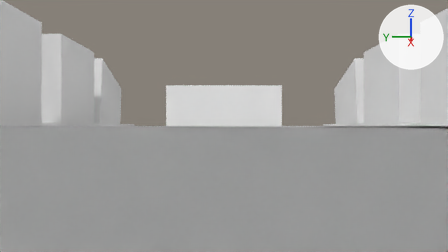
The Blender file jump_landing.blend: old version first, new version second.
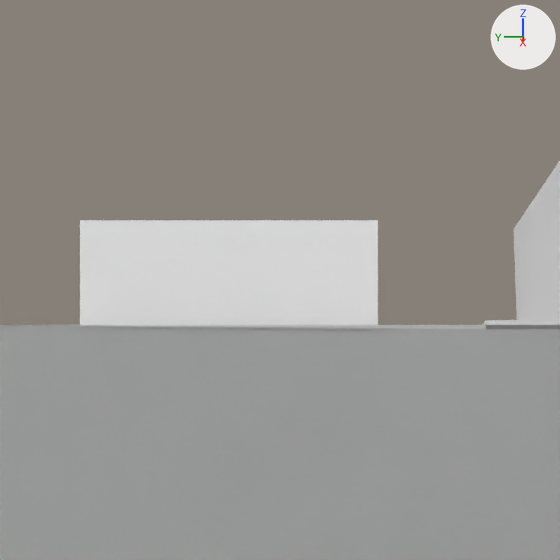
There are two pictures of each version: one from the file's camera 'Camera', one close up on the part from 30% to 79% of the width and 0% to 86% of the height. Lighting does not change. The marker at upper right points along +X, +Y and +Z.

Objects in the first close-up: 'Building', 'Ground', 'Ramp'.
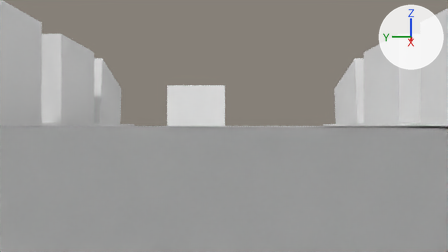
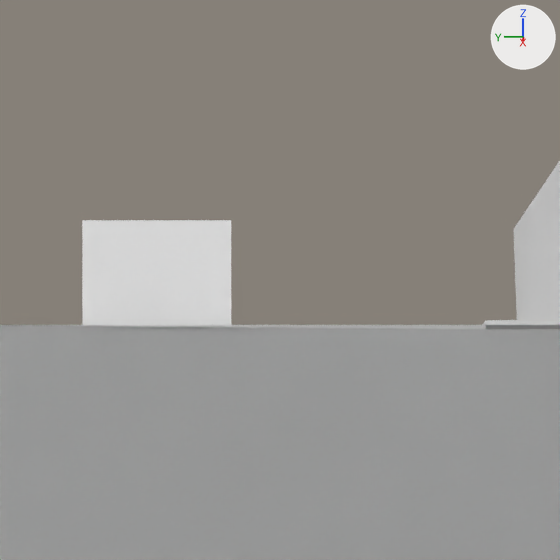
Pixel boxes (x1, y1, x2, y2) of what changed, in the close-ups (560 x 560 px):
'Ramp', moved, rescaled (50% narrower)
    before: (80, 220, 378, 325)
    after: (82, 220, 231, 325)

Edits to the bpy script that builds the scene:
```text
Change ob_ramp:
    ob_ramp.location: (-21.78, 0.28, 16.33) -> (-21.78, 1.0, 16.33)
    ob_ramp.scale: (0.392, 1.0, 0.263) -> (0.392, -0.5, 0.263)
```
